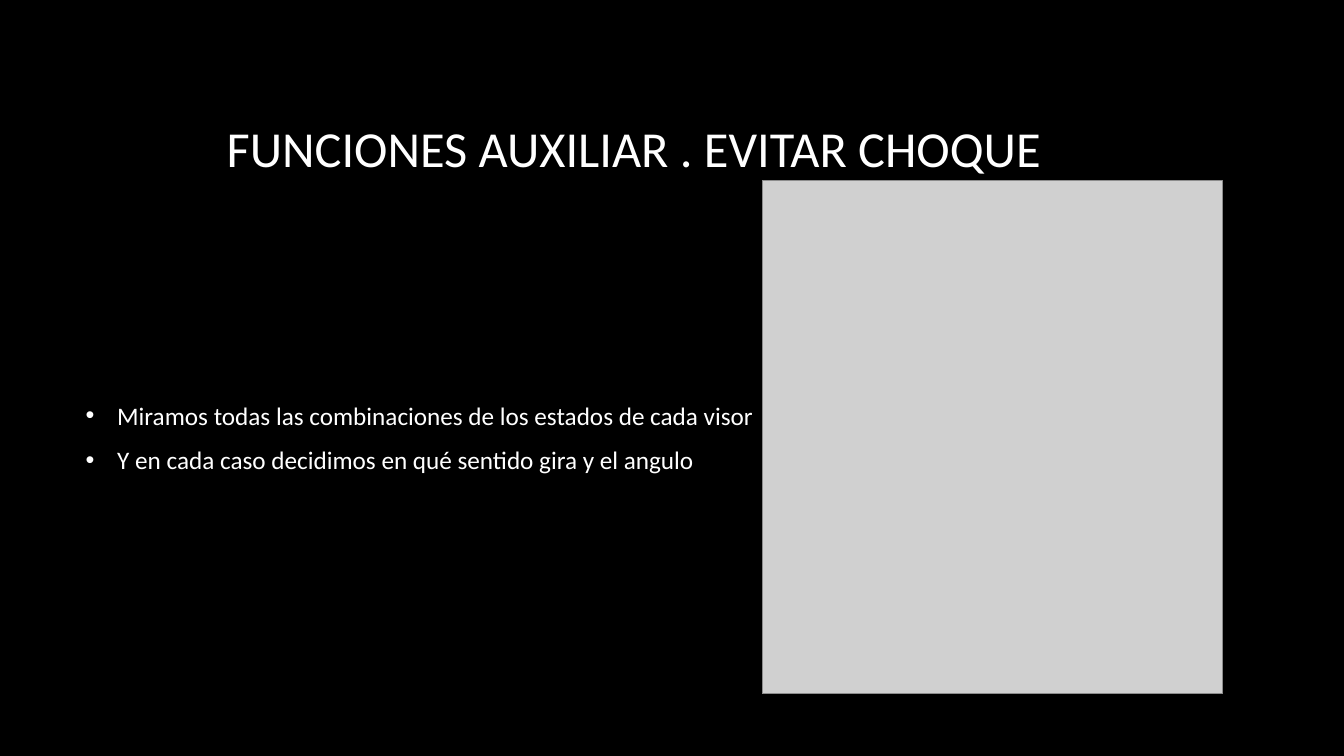
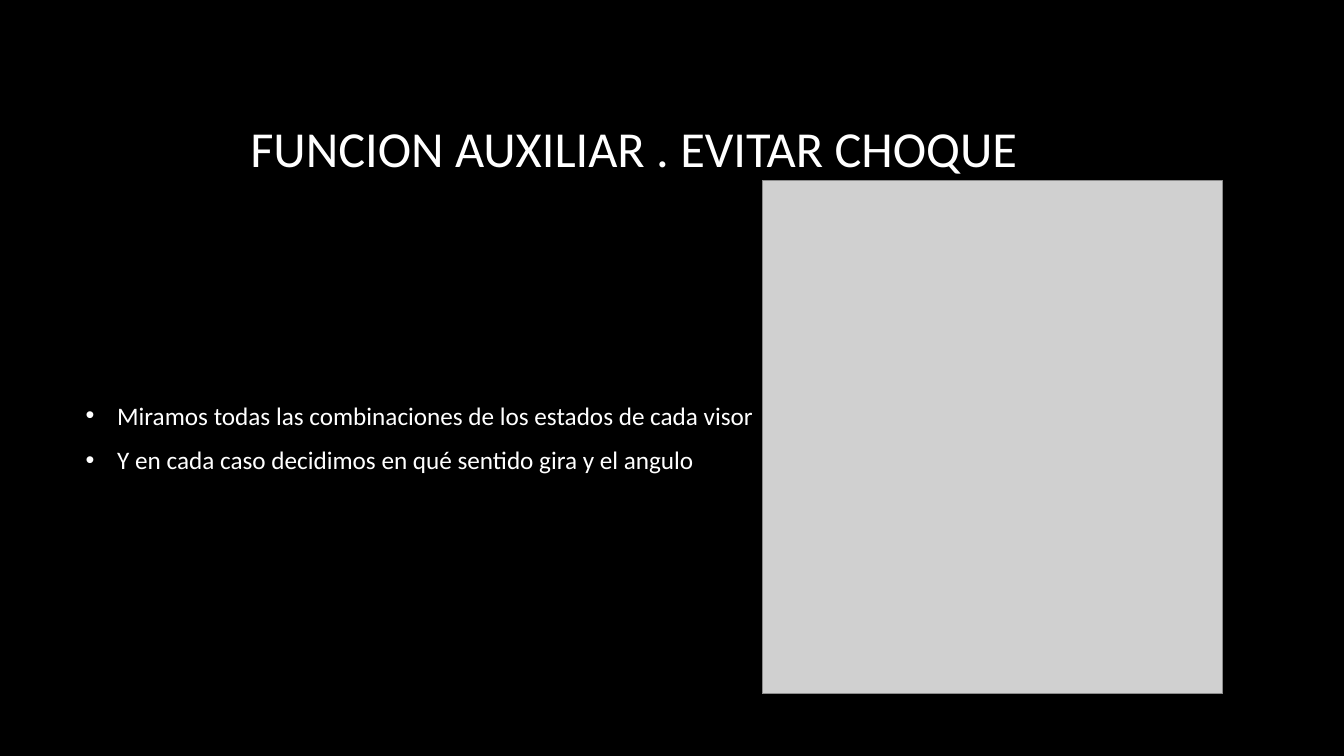
Before and after one commit to jtrivino95/bitxowars, a slide deck: slide 19 of powerPointIA.pptx. Drawn at 1344x756 pixels with LibreOffice and Linux fonts; fonts in the diff are those of the drawing; grey boxes stand for pictures; background and template pictures are left out. Boxes give left, top, right and bottom in pixels: in the first picture for what was removed or moved away, otherwise in the second. Text is boxed around its words. In the diff, an @@ line names an element or a change of style, - is before the commit and + after.

```diff
--- a/powerPointIA.pptx
+++ b/powerPointIA.pptx
@@ title at (250,134,1017,174): text changed @@
-FUNCIONES AUXILIAR . EVITAR CHOQUE
+FUNCION AUXILIAR . EVITAR CHOQUE
```
Also in this commit, not shown: 2 slides added.
